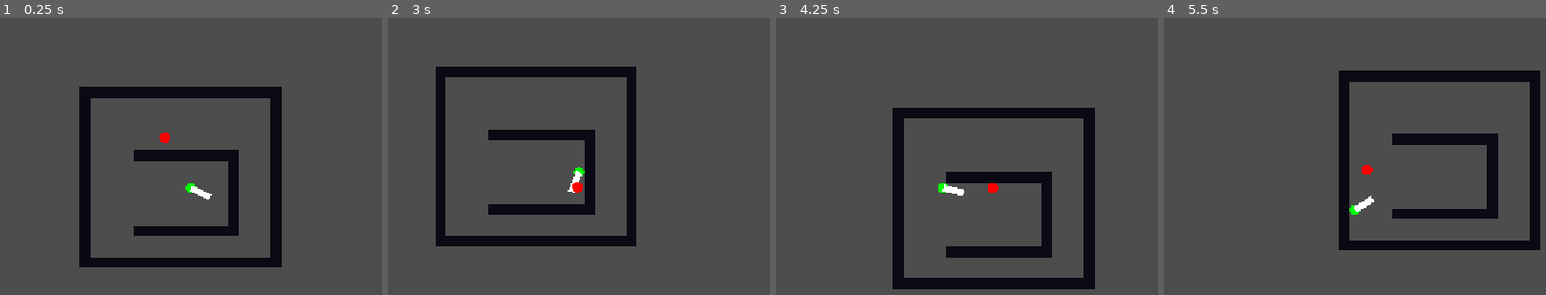
Above: before the commit, frames 1-4 (left to right).
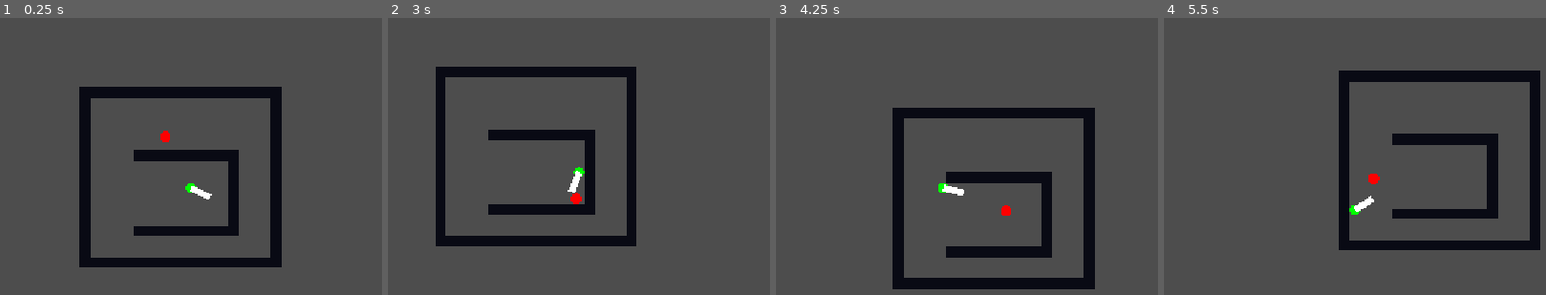
Above: after the commit, the same moments.

Repository: Kapcpa/gmtk-gamejam-2026
Game: Godot game, scene res://scenes/main.tscn
Two runs of this game, one before a commit and one after it. Both use one fixed random seed, a clock stepped at 60 frames per second and the inputs below.
Inputs (mouse positions are in pixels of both pictures, inside the frame that each line leads up to):
- Up to frame 1 (0.25 s): no input
- Up to frame 2 (3 s): move the mouse to (747, 167) at 0.52 s; hold D (right) 0.53-1.28 s; click (747, 167) at 0.6 s; move the mouse to (426, 209) at 1.27 s; hold S (down) 1.28-2.03 s; click (426, 209) at 1.35 s; move the mouse to (655, 92) at 2.02 s; hold D (right) 2.03-2.78 s; click (655, 92) at 2.1 s; move the mouse to (540, 272) at 2.77 s; hold W (up) from 2.78 s (still down); click (540, 272) at 2.85 s
- Up to frame 3 (4.25 s): move the mouse to (outside the picture) at 3.52 s; release W (up) at 3.53 s; hold A (left) from 3.53 s (still down); click (outside the picture) at 3.6 s
- Up to frame 4 (5.5 s): move the mouse to (outside the picture) at 4.27 s; click (outside the picture) at 4.35 s; move the mouse to (1393, 186) at 5.02 s; release A (left) at 5.03 s; hold S (down) from 5.03 s (still down); click (1393, 186) at 5.1 s

The runs differ from the first frame. In frame 1, less than 0.1% of the frame differs, in the area x 41-45%, y 40-46%; in frame 2, 0.2%; in frame 3, 0.2%; in frame 4, 0.2%, in the area x 51-57%, y 53-60%.

Commit message:
enemy state machine

Diff:
--- a/scripts/enemy.gd
+++ b/scripts/enemy.gd
@@ -1,4 +1,14 @@
 extends CharacterBody2D
+
+enum State {
+	IDLE,
+	RUNNING,
+	ATTACKING,
+	HIT,
+	DEAD
+}
+
+var current_state: State = State.IDLE
 
 @onready var player: CharacterBody2D = %player
 @onready var tilemap: TileMapLayer = %tilemap
@@ -6,6 +16,8 @@
 const SPEED = 100.0
 
 @export var health: float
+
+var knockback: Vector2 = Vector2.ZERO
 
 var pathfinding_grid: AStarGrid2D
 var path: PackedVector2Array
@@ -20,7 +32,6 @@
 	pathfinding_grid.cell_size = tilemap.tile_set.tile_size
 
 	pathfinding_grid.offset = tilemap.tile_set.tile_size / 2.0
-
 	pathfinding_grid.diagonal_mode = AStarGrid2D.DIAGONAL_MODE_ONLY_IF_NO_OBSTACLES
 
 	pathfinding_grid.update()
@@ -32,22 +43,65 @@
 	if not player:
 		return
 
+	match current_state:
+		State.IDLE:
+			_state_idle(_delta)
+		State.RUNNING:
+			_state_running(_delta)
+		State.HIT:
+			_state_hit(_delta)
+		_:
+			pass
+
+	move_and_slide()
+
+func _state_idle(_delta: float) -> void:
+	velocity = Vector2.ZERO
+
 	var start_cell = tilemap.local_to_map(global_position)
 	var target_cell = tilemap.local_to_map(player.global_position)
 
 	path = pathfinding_grid.get_point_path(start_cell, target_cell)
 
 	if path.size() > 1:
-		var next_point = path[1]
-		var direction = global_position.direction_to(next_point)
-		velocity = direction * SPEED
-	else:
-		velocity = Vector2.ZERO
+		_change_state(State.RUNNING)
+		return
 
-	move_and_slide()
+func _state_running(_delta: float) -> void:
+	var start_cell = tilemap.local_to_map(global_position)
+	var target_cell = tilemap.local_to_map(player.global_position)
+
+	path = pathfinding_grid.get_point_path(start_cell, target_cell)
+
+	if path.size() <= 1:
+		_change_state(State.IDLE)
+		return
+
+	var next_point = path[1]
+	var direction = global_position.direction_to(next_point)
+
+	velocity = direction * SPEED
+
+func _state_hit(_delta: float) -> void:
+	velocity = knockback
+	knockback = Vector2(move_toward(knockback.x, 0, 10), move_toward(knockback.y, 0, 10))
+
+	if knockback == Vector2.ZERO:
+		_change_state(State.IDLE)
+
+func _change_state(new_state: State) -> void:
+	current_state = new_state
 
 func take_damage(damage: float) -> void:
+	if current_state == State.HIT:
+		return
+
 	health -= damage
+
+	knockback = Vector2(0, 400)  # should be set up
+	_change_state(State.HIT)
+
 	print(health)
 	if health <= 0:
+		_change_state(State.DEAD)
 		queue_free()
--- a/scripts/player.gd
+++ b/scripts/player.gd
@@ -5,7 +5,6 @@
 
 const SPEED = 200.0
 const MELEE_RANGE = 32.0
-
 
 func _physics_process(delta: float) -> void:
 	var direction = Input.get_vector("left", "right", "up", "down")
